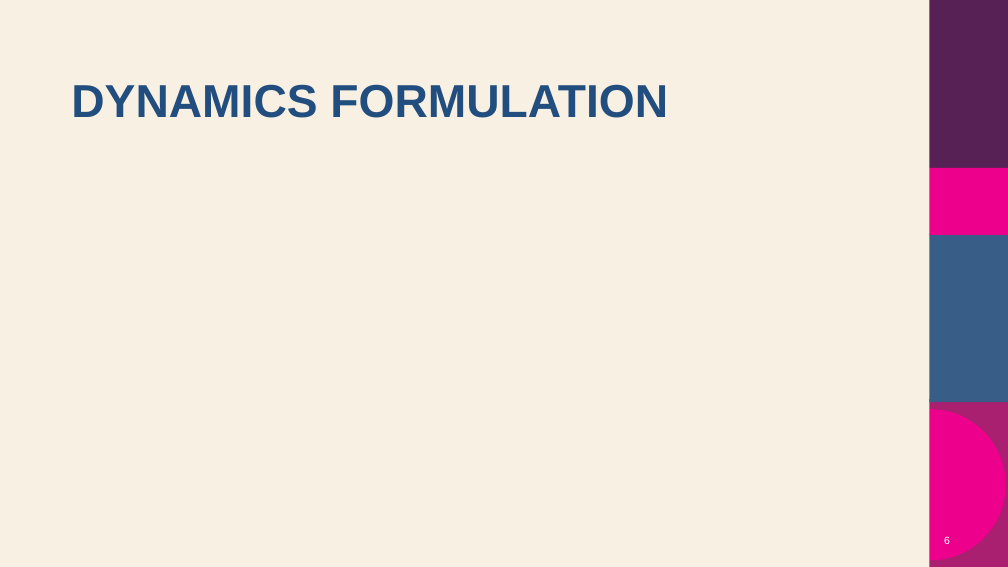
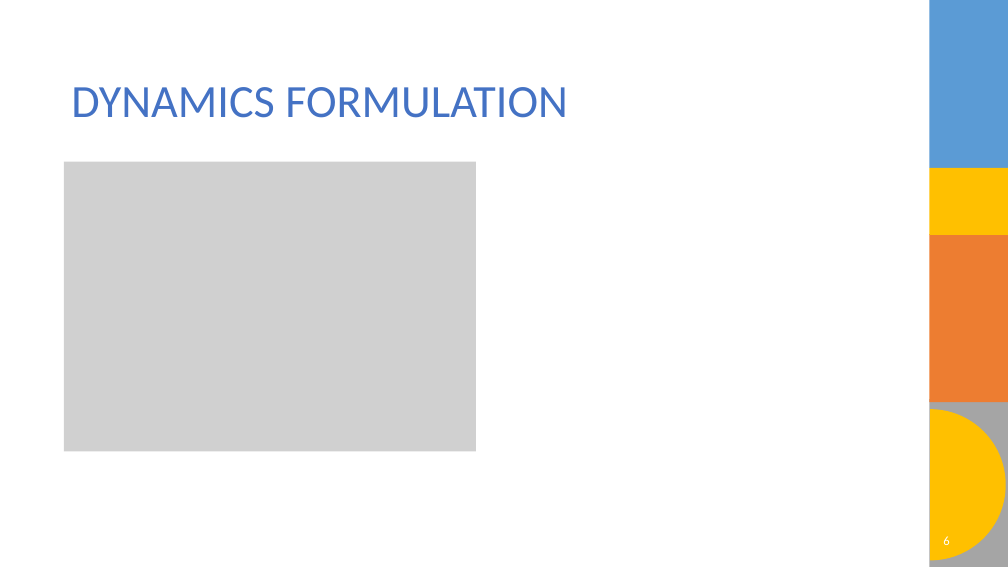
Before and after one commit to o-blip/school-2025-fall, a slide deck: slide 6 of Optimal_Controls/Project/Project Slides.pptx. Drawn at 1008x567 pixels with LibreOffice and Linux fonts; fonts in the diff are those of the drawing; grey boxes stand for pictures; background and template pictures are left out. Boxes give left, top, right and bottom in pixels: in the first picture for what was removed or moved away, otherwise in the second. Text is boxed around its words. In the diff, an @@ line names an element or a change of style, - is before the commit and + after.

```diff
--- a/Optimal_Controls/Project/Project Slides.pptx
+++ b/Optimal_Controls/Project/Project Slides.pptx
@@ background #F8F0E3 to #FFFFFF @@
@@ rectangle at (x1=929, y1=0, x2=1008, y2=168): fill #582156 to #5B9BD5 @@
@@ title "DYNAMICS FORMULATION" at (x1=71, y1=87, x2=568, y2=118): font Arial to Calibri, text colour #224E7F to #4472C4, bold off @@
@@ picture added at (x1=64, y1=162, x2=476, y2=451) @@
@@ rectangle at (x1=929, y1=168, x2=1008, y2=235): fill #EC008C to #FFC000 @@
@@ rectangle at (x1=929, y1=234, x2=1008, y2=402): fill #385E88 to #ED7D31 @@
@@ rectangle at (x1=929, y1=399, x2=1008, y2=567): fill #AA2070 to #A5A5A5 @@
@@ freeform shape at (x1=930, y1=409, x2=1006, y2=560): fill #EC008C to #FFC000 @@
@@ page number at (x1=943, y1=536, x2=949, y2=545): size 10 to 12 pt, font Arial to Calibri @@
```
Also in this commit, not shown: 7 other slides changed, 2 slides added, 2 slides removed.
